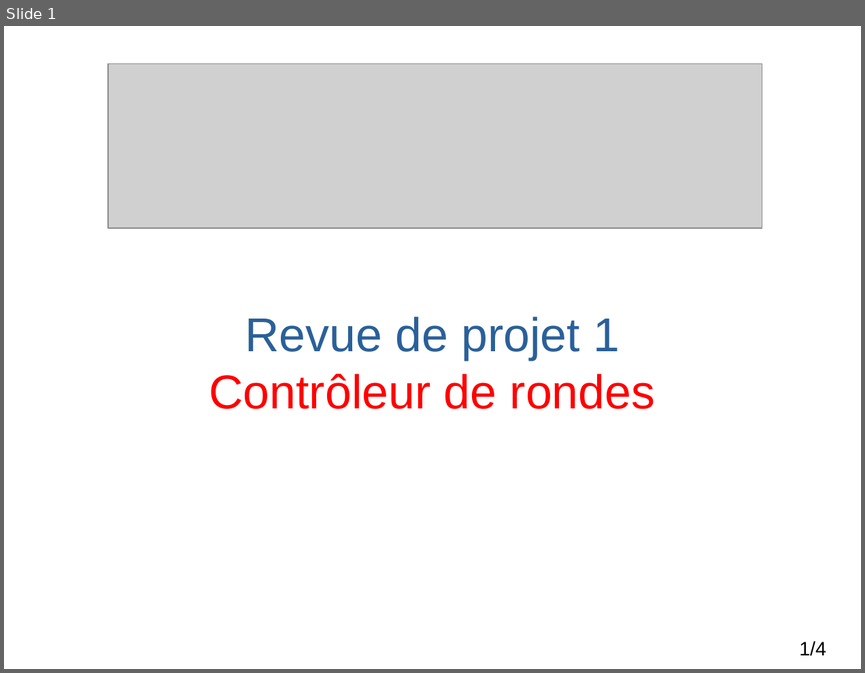
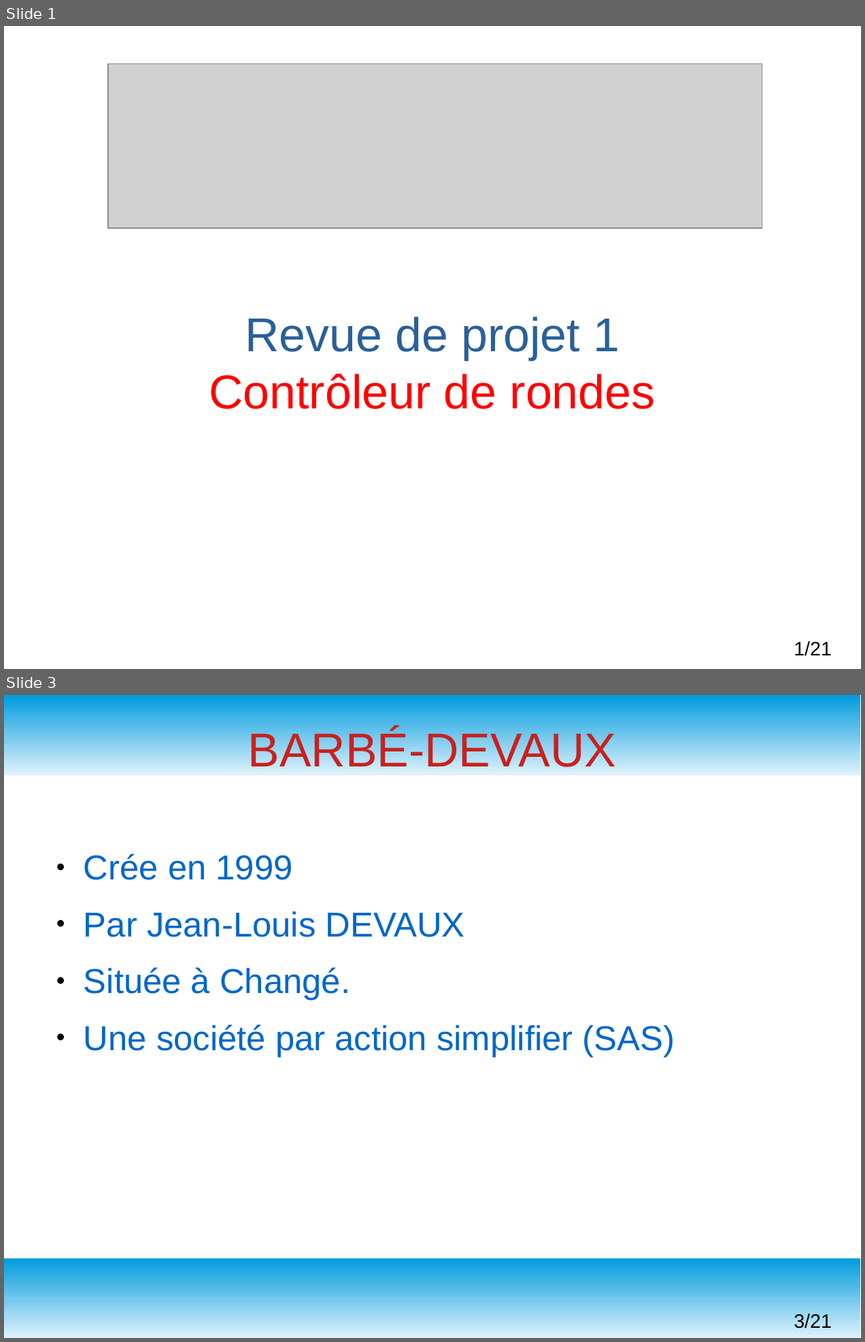
Before and after one commit to msoulard/ControleurDeRondes, a slide deck: Maëva/Diapo Revue 1.odp. Shown one above the other, each under a label of ours: slide 1 before the commit, slides 1 and 3 after it; the slides between them are not shown. The pictures are 865x673 and 865x1342 pixels, drawn with LibreOffice and Linux fonts; fonts in the diff are those of the drawing; grey boxes stand for pictures; background and template pictures are left out. Boxes give left, top, right and bottom in pixels: in the first picture for what was removed or moved away, otherwise in the second. Text is boxed around its words. In the diff, an @@ line names an element or a change of style, - is before the commit and + after.

```diff
--- a/Maëva/Diapo Revue 1.odp
+++ b/Maëva/Diapo Revue 1.odp
@@ slide 3 added at <box>4,695,861,1338</box>, background #FFFFFF @@
@@ rectangle added at <box>4,695,861,775</box>, fill gradient #DFF2FC to #009BDD @@
@@ title added at <box>248,728,617,775</box>, 44 pt, text #C9211E @@
+BARBÉ-DEVAUX
@@ text added at <box>84,853,674,1057</box>, 32 pt, text #0066CC @@
+● Crée en 1999
+● Par Jean-Louis DEVAUX
+● Située à Changé.
+● Une société par action simplifier (SAS)
@@ rectangle added at <box>4,1258,861,1338</box>, fill gradient #DFF2FC to #009BDD @@
@@ page number added at <box>793,1313,832,1328</box>, 18 pt, text #000000 @@
+3/21
@@ page number at <box>793,641,832,656</box>: text changed @@
-1/4
+1/21
```
Also in this commit, not shown: 19 other slides added, 3 slides removed, 4 other files.
